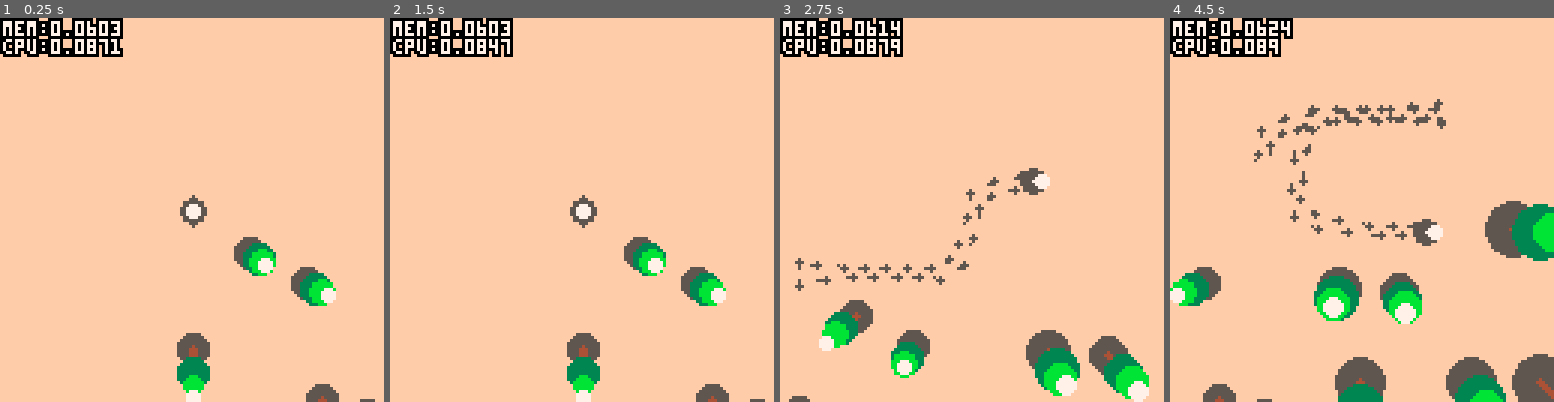
Above: before the commit, frames 1-4 (left to right).
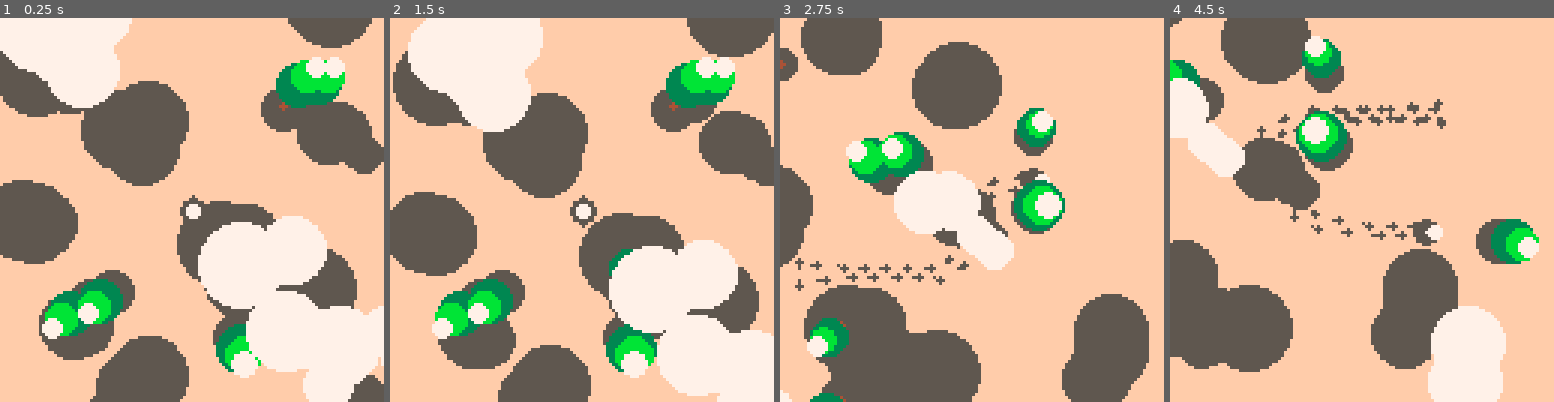
Above: after the commit, the same moments.

Repository: seleb/DuckDuckOnTheLoose
Game: PICO-8 cartridge forest.p8
The game is run twice, just before and just after one commit, with the same random seed, the same clock (stepped at 60 frames per second) and the same inputs.
Inputs:
- Up to frame 1 (0.25 s): no input
- Up to frame 2 (1.5 s): no input
- Up to frame 3 (2.75 s): hold Right 1.6-2.1 s; hold Up 2.15-2.42 s; hold Right from 2.47 s (still down)
- Up to frame 4 (4.5 s): release Right at 3.03 s; hold Left 3.08-3.58 s; hold Down 3.63-3.97 s; hold Right from 4.02 s (still down)

The runs differ from the first frame. In frame 1, 49% of the frame differs, in the area x 0-100%, y 0-100%; in frame 2, 51%; in frame 3, 35%; in frame 4, 37%.

Commit message:
cells
-functionally infinite tree gen
-clouds cycle within small separated area

Diff:
--- a/forest.p8
+++ b/forest.p8
@@ -4,6 +4,10 @@
 
 
 --math
+function range(v)
+ return rnd(max(0,v[2]-v[1]))+v[1]
+end
+
 function lerp(_from,_to,_t)
  return _from+_t*(_to-_from)
 end
@@ -51,6 +55,54 @@
 end
 
 function _init()
+ shadow_offset=v_normalize({2,3})
+
+ shadow_offset=v_mul(shadow_offset,0.2)
+
+ cells={}
+ cells.w=64
+ cells.h=64
+ cells.fill_x=flr(128/cells.w+0.5)
+ cells.fill_y=flr(128/cells.h+0.5)
+
+
+ trees={}
+ trees.height_range={4,12}
+ trees.girth_range={5,10}
+ trees.gap=32
+
+ clouds={}
+ clouds.height_range={15,20}
+ clouds.count_range={20,40}
+ clouds.radius_range={5,15}
+ clouds.cluster_range={5,7}
+ clouds.w=256
+ clouds.h=256
+
+ for i=1,range(clouds.count_range) do
+  local x=rnd(clouds.w)-rnd(clouds.w)
+  local y=rnd(clouds.h)-rnd(clouds.h)
+  local r=0
+  for j=1,range(clouds.cluster_range) do
+   local c={}
+   c.r=range(clouds.radius_range)
+   c.p={
+    x+range({1,(c.r+r)/2})-range({1,(c.r+r)/2}),
+    y+range({1,(c.r+r)/2})-range({1,(c.r+r)/2})
+   }
+   if rnd() > 0.5 then
+    x=c.p[1]
+    y=c.p[2]
+    r=c.r
+   end
+   c.height=range(clouds.height_range)
+
+
+   add(clouds,c)
+  end
+ end
+
+
  --player
  p={}
  p.p={0,0}
@@ -64,29 +116,21 @@
  p.stride_w=4
  p.stride_l=8
  p.stride_alt=false
+ p.height=2
 
 
  -- camera
  cam={}
  cam.p=v_sub(p.p,{64,64})
-
-
- trees={}
- trees.a={}
- trees.gap=32
- for x=0,128,trees.gap do
- for y=0,128,trees.gap do
-  local t={}
-  t.p={
-   x+rnd(trees.gap),
-   y+rnd(trees.gap)
-  }
-  t.leaves={}
-  t.height=rnd(10)+5
-  t.girth=rnd(5)+5
-  add(trees.a,t)
- end
- end
+ cam.p_o=cam.p
+
+ cells.current={
+  flr(cam.p[1]/cells.w),
+  flr(cam.p[2]/cells.h)
+ }
+ init_cells()
+
+
 
  footprints={
   {p.p[1],p.p[2]+p.stride_w},
@@ -101,6 +145,43 @@
  end
 end
 
+function init_cells()
+ cells.a={}
+ for a=0,cells.fill_x do
+ cells.a[a]={}
+ for b=0,cells.fill_y do
+ local c={}
+ cells.a[a][b]=c
+
+ srand(a+b+cells.current[1]+cells.current[2])
+
+ c.trees={}
+
+ c.trees.a={}
+ c.trees.freq=rnd()
+ for x=0,cells.w-trees.gap,trees.gap do
+ for y=0,cells.h-trees.gap,trees.gap do
+  if rnd() < c.trees.freq then
+   local t={}
+   t.height=range(trees.height_range)
+   t.girth=range(trees.girth_range)
+   t.p={
+    x+rnd(trees.gap),
+    y+rnd(trees.gap)
+   }
+   t.p[1]=mid(t.girth,t.p[1],cells.w-t.girth)
+   t.p[2]=mid(t.girth,t.p[2],cells.h-t.girth)
+
+   t.leaves={}
+   add(c.trees.a,t)
+  end
+ end
+ end
+
+ end
+ end
+end
+
 function _update()
  local v_dif={0,0}
  if btn(0) then v_dif[1] -= p.speed[1] end
@@ -132,9 +213,22 @@
  p.p=v_add(p.p,p.v)
 
  -- camera
+ cam.p_o=cam.p
  cam.p=v_lerp(cam.p,v_sub(p.p,{64,64}),0.1)
+ cam.v=v_sub(cam.p,cam.p_o)
+
+ local cell={
+ flr(cam.p[1]/cells.w),
+ flr(cam.p[2]/cells.h)
+ }
+ if cell!=cells.current then
+  cells.current=cell
+  init_cells()
+ end
+
 
  update_trees()
+ update_clouds()
 
 
  -- footprints
@@ -170,8 +264,17 @@
 
 
 function update_trees()
- for t in all(trees.a) do
-  t.s=v_sub(t.p,v_add(cam.p,{64,64}))
+
+ for a=0,cells.fill_x do
+ for b=0,cells.fill_y do
+
+ local ts=cells.a[a][b].trees
+
+ local x = cam.p[1]%cells.w-a*cells.w
+ local y = cam.p[2]%cells.h-b*cells.h
+
+ for t in all(ts.a) do
+  t.s=v_sub(t.p,{x+64,y+64})
   t.s[1]/=trees.gap
   t.s[2]/=trees.gap
   t.s=v_mul(t.s,t.height)
@@ -183,8 +286,32 @@
   t.leaves[2]=v_lerp(t.p,t.s,0.75)
   t.leaves[3]=t.s
  end
-end
-
+
+ end
+ end
+end
+
+function update_clouds()
+ for c in all(clouds) do
+  c.p[1]+=0.1-cam.v[1]
+  c.p[2]+=0.1-cam.v[2]
+
+  if c.p[1] > clouds.w+clouds.radius_range[2] then
+   c.p[1] -= clouds.w*2+clouds.radius_range[2]
+  elseif c.p[1] < -clouds.w-clouds.radius_range[2] then
+   c.p[1] += clouds.w*2+clouds.radius_range[2]
+  end
+  if c.p[2] > clouds.h+clouds.radius_range[2] then
+   c.p[2] -= clouds.h*2+clouds.radius_range[2]
+  elseif c.p[2] < -clouds.h-clouds.radius_range[2] then
+   c.p[2] += clouds.h*2+clouds.radius_range[2]
+  end
+
+  c.s=v_sub(c.p,{64,64})
+  c.s=v_add(c.p,c.s)
+
+ end
+end
 
 function _draw()
  camera(0,0)
@@ -197,11 +324,16 @@
 
 
  draw_footprints()
- draw_player()
-
- draw_trees()
-
- draw_debug()
+
+ draw_player(true)
+ draw_trees(true)
+ draw_clouds(true)
+
+ draw_player(false)
+ draw_trees(false)
+ draw_clouds(false)
+
+ --draw_debug()
 end
 
 function draw_footprints()
@@ -220,25 +352,42 @@
  end
 end
 
-function draw_player()
- local s=p.cur_speed/p.max_speed
- local pp={
-  p.p[1]+4*cos(p.a)*s,
-  p.p[2]+4*sin(p.a)*s
- }
- circfill(p.p[1],p.p[2],4,5)
- circfill(pp[1],pp[2],2,7)
- line(p.p[1],p.p[2],
- p.p[1]+2*cos(p.a),
- p.p[2]+2*sin(p.a))
-end
-
-function draw_trees()
+function draw_player(shadow)
+ camera(cam.p[1],cam.p[2])
+ if shadow then
+  circfill(p.p[1]+shadow_offset[1]*p.height,p.p[2]+shadow_offset[2]*p.height,4,5)
+ else
+  local s=p.cur_speed/p.max_speed
+  local pp={
+   p.p[1]+4*cos(p.a)*s,
+   p.p[2]+4*sin(p.a)*s
+  }
+  circfill(pp[1],pp[2],2,7)
+  line(p.p[1],p.p[2],
+  p.p[1]+2*cos(p.a),
+  p.p[2]+2*sin(p.a))
+ end
+end
+
+function draw_trees(shadows)
+ for a=0,cells.fill_x do
+ for b=0,cells.fill_y do
+ local trees=cells.a[a][b].trees
+ camera(
+ cam.p[1]%cells.w-a*cells.w,
+ cam.p[2]%cells.h-b*cells.h
+ )
+
+ if shadows then
  -- shadows
  color(5)
  for t in all(trees.a) do
-  circfill(t.p[1],t.p[2],t.girth)
- end
+  circfill(
+  t.p[1]+shadow_offset[1]*t.height/2,
+  t.p[2]+shadow_offset[2]*t.height/2,
+  t.girth)
+ end
+ else
  -- trunks
  color(4)
  for t in all(trees.a) do
@@ -282,15 +431,59 @@
  for t in all(trees.a) do
   circfill(t.leaves[3][1],t.leaves[3][2],t.girth*0.5)
  end
+ end
+
+ end
+ end
+end
+
+
+function draw_clouds(shadows)
+ camera(0,0)
+ if shadows then
+ color(5)
+ for c in all(clouds) do
+  circfill(
+  c.p[1]+shadow_offset[1]*c.height,
+  c.p[2]+shadow_offset[2]*c.height,
+  c.r)
+ end
+ else
+ color(7)
+ for c in all(clouds) do
+  circfill(c.s[1],c.s[2],c.r)
+ end
+ end
 end
 
 
 function draw_debug()
  camera(0,0)
 
-
  print_ol("mem:"..stat(0)/1024,1,1,0,7)
  print_ol("cpu:"..stat(1),1,7,0,7)
+ print_ol("cell:"..cells.current[1].." "..cells.current[2],1,15,0,7)
+
+ --crosshair
+ circ(64,64,1,0)
+
+ --cells
+ camera(cam.p[1],cam.p[2])
+ for x=cells.current[1],cells.current[1]+cells.fill_x do
+ for y=cells.current[2],cells.current[2]+cells.fill_y do
+ if x==cells.current[1] and y==cells.current[2] then
+  color(8)
+ else
+  color(6)
+ end
+ rect(
+ x*cells.w+1,
+ y*cells.h+1,
+ (x+1)*cells.w-1,
+ (y+1)*cells.h-1
+ )
+ end
+ end
 end
 
 function print_ol(_s,_x,_y,_c1,_c2)
